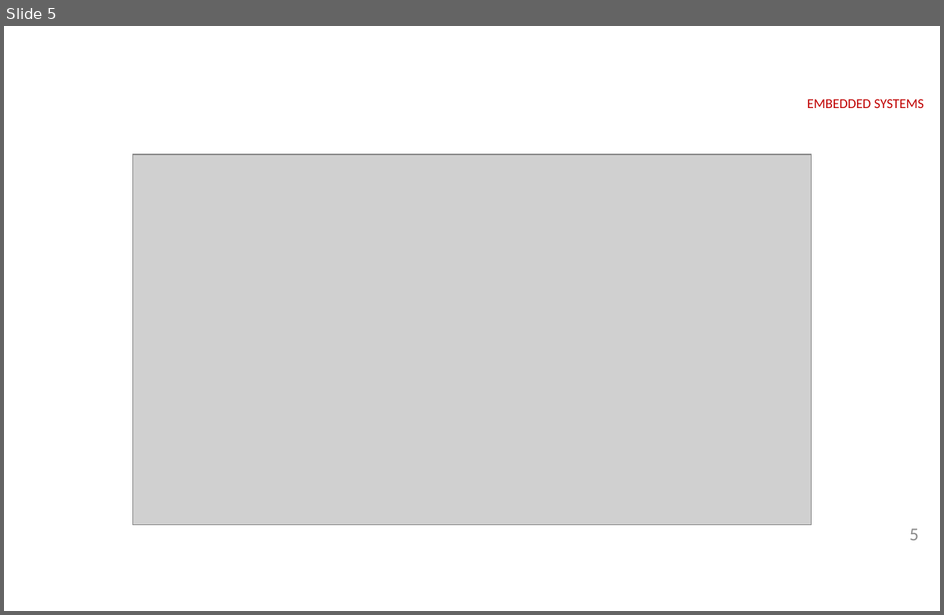
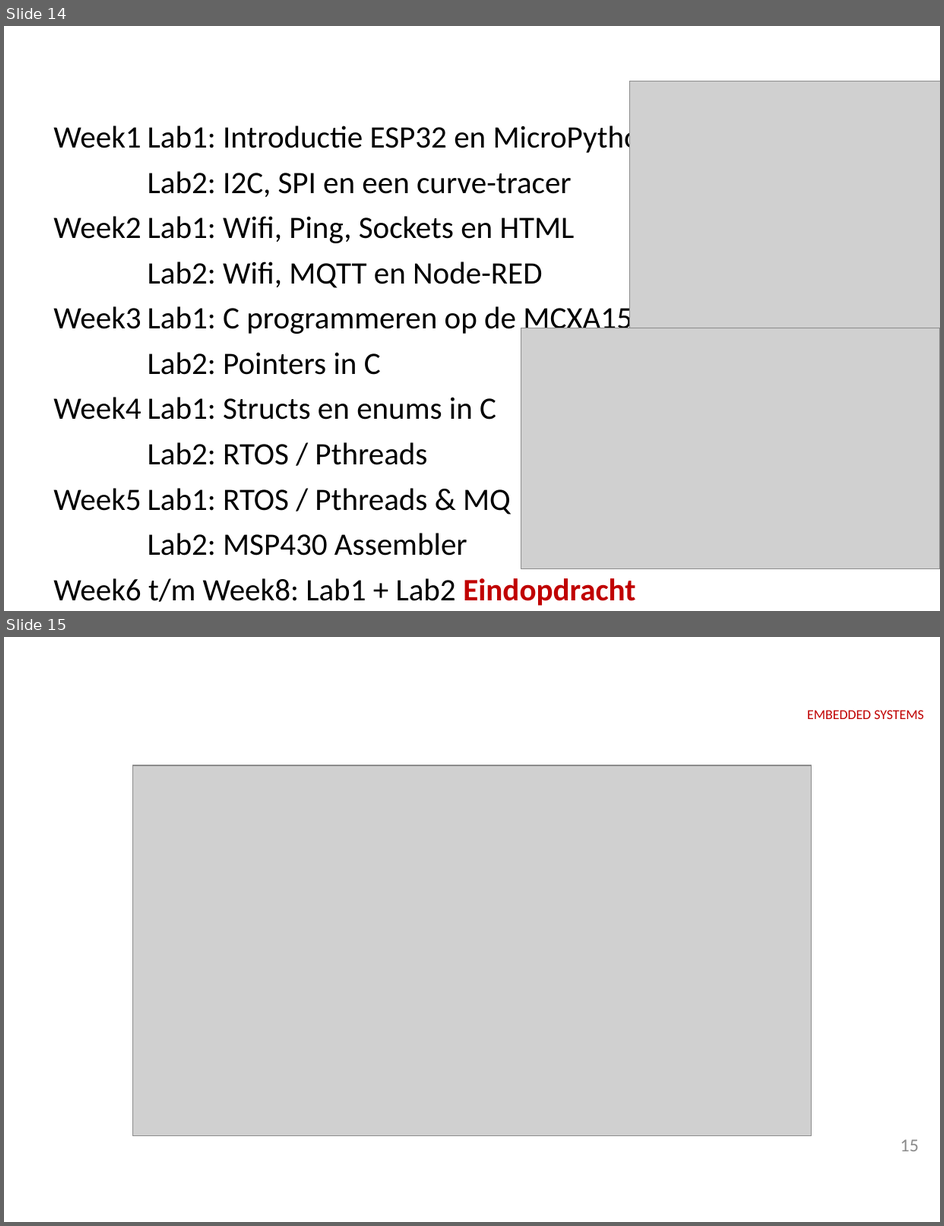
Before and after one commit to HR-ELEKTRO/ems2, a slide deck: Presentaties/EMS20_week1_theorie.pptx. Shown one above the other, each under a label of ours: slide 5 before the commit, slides 14 and 15 after it. The pictures are 944x615 and 944x1226 pixels, drawn with LibreOffice and Linux fonts; fonts in the diff are those of the drawing; grey boxes stand for pictures; background and template pictures are left out. Boxes give left, top, right and bottom in pixels: in the first picture for what was removed or moved away, otherwise in the second. Text is boxed around its words. In the diff, an @@ line names an element or a change of style, - is before the commit and + after.

Commit message:
Opzet theorie week 1

```diff
--- a/Presentaties/EMS20_week1_theorie.pptx
+++ b/Presentaties/EMS20_week1_theorie.pptx
@@ slide 14 added at box(4, 26, 940, 611), background #FFFFFF @@
@@ title added at box(580, 81, 699, 96), 40 pt, text #FFFFFF, bold @@
+Inhoud practicumlessen (labs)
@@ picture added at box(630, 81, 940, 338) @@
@@ text added at box(53, 122, 658, 606), 24 pt, text #000000 @@
+Week1 Lab1: Introductie ESP32 en MicroPython
+Lab2: I2C, SPI en een curve-tracer
+Week2 Lab1: Wifi, Ping, Sockets en HTML
+Lab2: Wifi, MQTT en Node-RED
+Week3 Lab1: C programmeren op de MCXA156
+Lab2: Pointers in C
+Week4 Lab1: Structs en enums in C
+Lab2: RTOS / Pthreads
+Week5 Lab1: RTOS / Pthreads & MQ
+Lab2: MSP430 Assembler
+Week6 t/m Week8: Lab1 + Lab2 Eindopdracht
@@ picture added at box(521, 328, 940, 569) @@
@@ what was slide 5 is now slide 15 @@
@@ page number at box(901, 1139, 919, 1152): text changed @@
-5
+15
```
Also in this commit, not shown: 1 slide changed, 15 other slides added, 3 slides removed.
